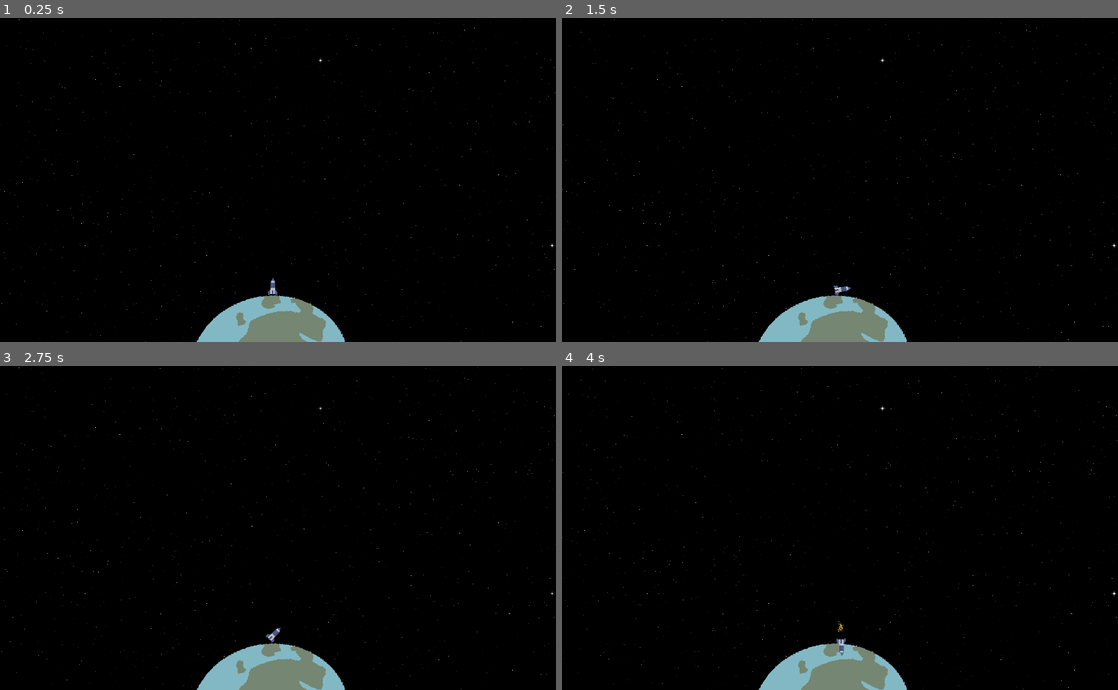
Above: before the commit, frames 1-4 (two rows, left to right).
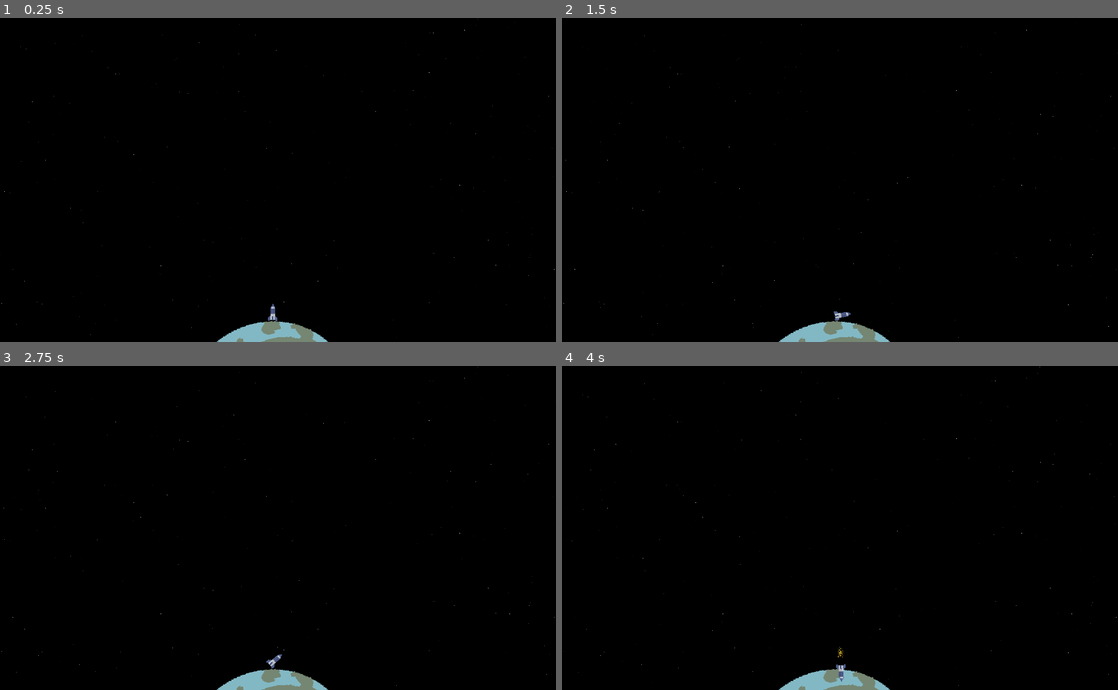
Above: after the commit, the same moments.

Repository: binaryArrow/rocketlaunch
Game: Godot game, scene res://scenes/level/level.tscn
The game is run twice, just before and just after one commit, with the same random seed, the same clock (stepped at 60 frames per second) and the same inputs.
Inputs:
- Up to frame 1 (0.25 s): no input
- Up to frame 2 (1.5 s): tap Enter (ui_accept) at 0.5, 0.77 s; hold Right (ui_right) 0.53-1.28 s; hold Left (ui_left) from 1.28 s (still down)
- Up to frame 3 (2.75 s): tap Enter (ui_accept) at 1.52 s; release Left (ui_left) at 2.03 s; hold Right (ui_right) from 2.03 s (still down)
- Up to frame 4 (4 s): tap Enter (ui_accept) at 3.02, 3.77 s; release Right (ui_right) at 3.53 s; hold Left (ui_left) from 3.53 s (still down)

The runs differ from the first frame. In frame 1, 2.6% of the frame differs, in the area x 0-100%, y 0-100%; in frame 2, 2.6%; in frame 3, 2.6%; in frame 4, 2.6%.

Commit message:
small refactors

Diff:
--- a/scenes/level/background.tscn
+++ b/scenes/level/background.tscn
@@ -9,8 +9,8 @@
 shader_parameter/bigStarSlow = 2.0
 shader_parameter/mediumStarSlow = 6.0
 shader_parameter/smallStarSlow = 8.0
-shader_parameter/smallStarAmount = 0.003
-shader_parameter/mediumStarAmount = 0.002
+shader_parameter/smallStarAmount = 0.001
+shader_parameter/mediumStarAmount = 0.001
 shader_parameter/bigStarAmount = 0.001
 
 [node name="Background" type="CanvasLayer"]
--- a/scenes/level/level.tscn
+++ b/scenes/level/level.tscn
@@ -20,12 +20,12 @@
 position = Vector2(0, -19)
 
 [node name="CollisionShape2D" type="CollisionShape2D" parent="World"]
-position = Vector2(704.99994, 958.00006)
+position = Vector2(704.9999, 1025)
 scale = Vector2(21.919651, 22.090874)
 shape = SubResource("CircleShape2D_2q6dc")
 
 [node name="Sprite2D" type="Sprite2D" parent="World"]
-position = Vector2(699, 923)
+position = Vector2(699, 990)
 rotation = -0.22621165
 scale = Vector2(2.169811, 1.9298246)
 texture = ExtResource("1_w7c3h")
@@ -71,7 +71,7 @@
 [node name="Background" parent="World" instance=ExtResource("3_hnne4")]
 
 [node name="CharacterBody2D" parent="." instance=ExtResource("1_2q6dc")]
-position = Vector2(706, 693)
+position = Vector2(706, 759)
 
 [node name="TimerLabel2" type="Label" parent="CharacterBody2D"]
 unique_name_in_owner = true
